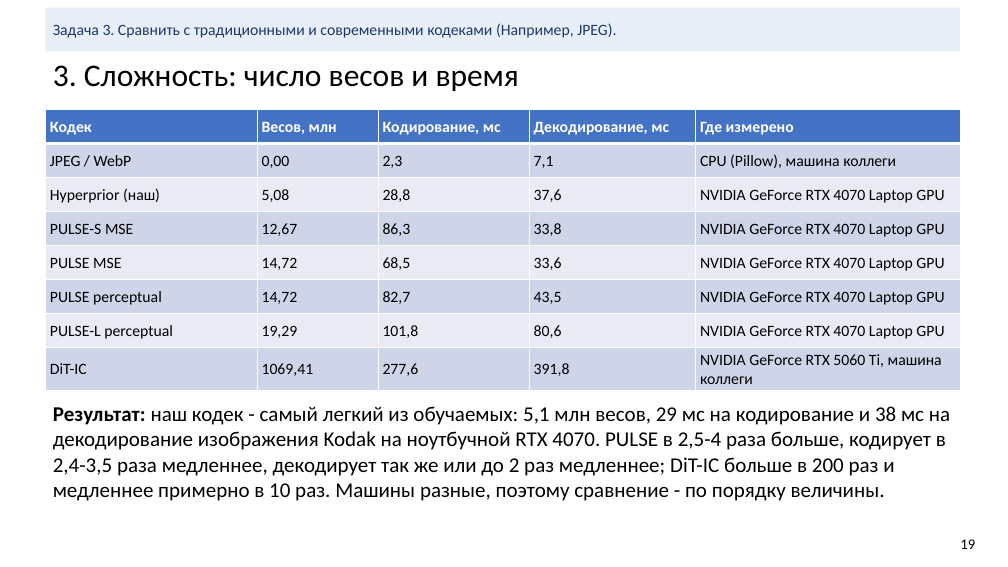
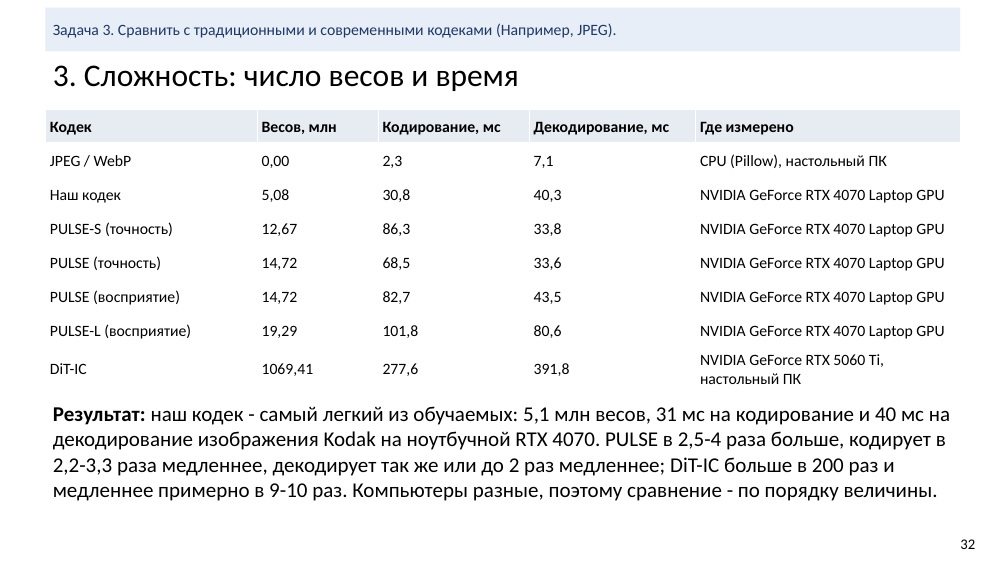
Before and after one commit to KDMCrypto/Deep-Image-Compression, a slide deck: slide 32 of documentation/cv-project-compression.pptx (slide 19 before the commit). Drawn at 1008x567 pixels with LibreOffice and Linux fonts; fonts in the diff are those of the drawing. Boxes give left, top, right and bottom in pixels: in the first picture for what was removed or moved away, otherwise in the second. Text is boxed around its words. In the diff, an @@ line names an element or a change of style, - is before the commit and + after.

Commit message:
Rework the project notebook and slides after review
Dataset description and analysis in the lab format (DIV2K and Kodak: source,
record, sizes, broken files, duplicates and overlap, examples, preprocessing
and split, training crops), plain-language glossary and metric explanations,
architecture diagram and layer summary, zoomed rate-distortion figure, plain
codec names, and tables in the lab style.

```diff
--- a/documentation/cv-project-compression.pptx
+++ b/documentation/cv-project-compression.pptx
@@ table at (45,110,960,388) @@
-row 2, column 5: CPU (Pillow), машина коллеги
+row 2, column 5: CPU (Pillow), настольный ПК
-row 3: Hyperprior (наш) | 5,08 | 28,8 | 37,6 | NVIDIA GeForce RTX 4070 Laptop GPU
+row 3: Наш кодек | 5,08 | 30,8 | 40,3 | NVIDIA GeForce RTX 4070 Laptop GPU
-row 4, column 1: PULSE-S MSE
+row 4, column 1: PULSE-S (точность)
-row 5, column 1: PULSE MSE
+row 5, column 1: PULSE (точность)
-row 6, column 1: PULSE perceptual
+row 6, column 1: PULSE (восприятие)
-row 7, column 1: PULSE-L perceptual
+row 7, column 1: PULSE-L (восприятие)
-row 8, column 5: NVIDIA GeForce RTX 5060 Ti, машина коллеги
+row 8, column 5: NVIDIA GeForce RTX 5060 Ti, настольный ПК
@@ fill #4472C4 to #E7ECF3 in row 1 @@
@@ fill #CFD5EA to #FFFFFF in 20 cells @@
@@ fill #E9EBF5 to #FFFFFF in 15 cells @@
@@ text colour #FFFFFF to #000000 in "Кодек", "Весов, млн", "Кодирование, мс", "Декодирование, мс" and 1 more places @@
@@ text at (53,406,950,501): text changed @@
-Результат: наш кодек - самый легкий из обучаемых: 5,1 млн весов, 29 мс на кодирование и 38 мс на декодирование изображения Kodak на ноутбучной RTX 4070. PULSE в 2,5-4 раза больше, кодирует в 2,4-3,5 раза медленнее, декодирует так же или до 2 раз медленнее; DiT-IC больше в 200 раз и медленнее примерно в 10 раз. Машины разные, поэтому сравнение - по порядку величины.
+Результат: наш кодек - самый легкий из обучаемых: 5,1 млн весов, 31 мс на кодирование и 40 мс на декодирование изображения Kodak на ноутбучной RTX 4070. PULSE в 2,5-4 раза больше, кодирует в 2,2-3,3 раза медленнее, декодирует так же или до 2 раз медленнее; DiT-IC больше в 200 раз и медленнее примерно в 9-10 раз. Компьютеры разные, поэтому сравнение - по порядку величины.
@@ text at (960,539,975,549): text changed @@
-19
+32
```
Also in this commit, not shown: 17 other slides changed, 15 slides added, 2 slides removed, 19 other files.
